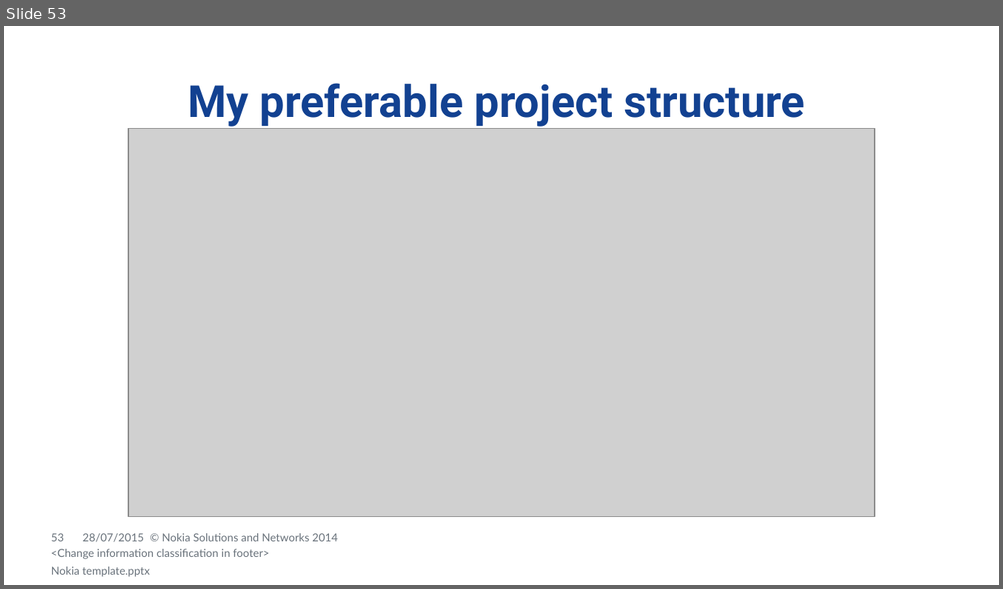
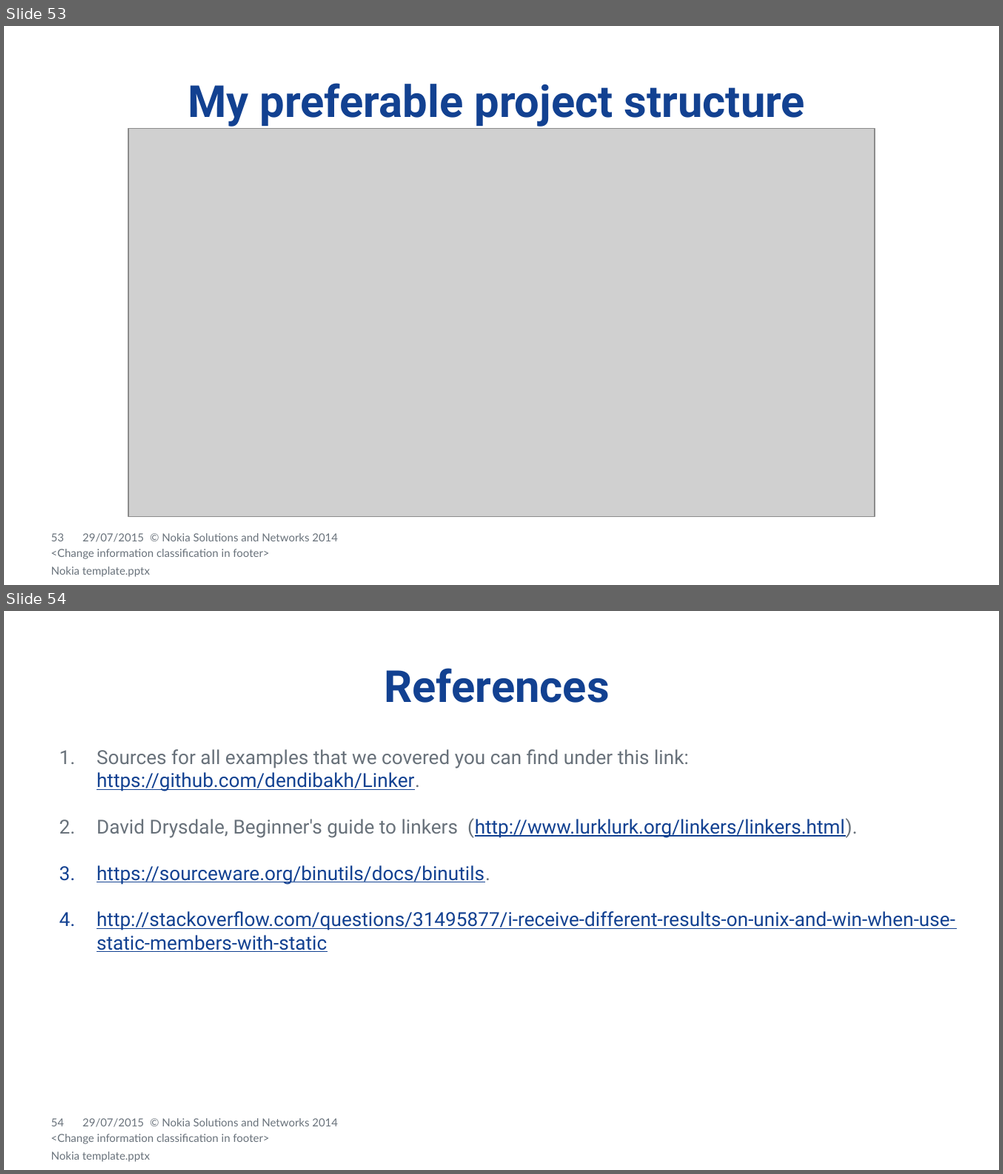
Before and after one commit to dendibakh/Linker, a slide deck: Diving into C++ linker.pptx. Shown one above the other, each under a label of ours: slide 53 before the commit, slides 53 and 54 after it. The pictures are 1003x589 and 1003x1174 pixels, drawn with LibreOffice and Linux fonts; fonts in the diff are those of the drawing; grey boxes stand for pictures; background and template pictures are left out. Boxes give left, top, right and bottom in pixels: in the first picture for what was removed or moved away, otherwise in the second. Text is boxed around its words. In the diff, an @@ line names an element or a change of style, - is before the commit and + after.

Commit message:
Added slide with references.

```diff
--- a/Diving into C++ linker.pptx
+++ b/Diving into C++ linker.pptx
@@ slide 54 added at (4, 611, 999, 1170), background #FFFFFF; not listed: 13 template elements that a slide beside it also shows @@
@@ title added at (384, 668, 609, 703), 32 pt, text #124191, bold @@
+References
@@ text added at (96, 749, 955, 952), 14 pt, text #124191, underline @@
+1. Sources for all examples that we covered you can find under this link: https://github.com/dendibakh/Linker.
+2. David Drysdale, Beginner's guide to linkers (http://www.lurklurk.org/linkers/linkers.html).
+3. https://sourceware.org/binutils/docs/binutils.
+4. http://stackoverflow.com/questions/31495877/i-receive-different-results-on-unix-and-win-when-use-static-members-with-static
@@ text added at (51, 1134, 269, 1145), 8 pt, text #68717A @@
+<Change information classification in footer>
@@ slide 53 changed as well @@
@@ text at (82, 534, 144, 543): text changed @@
-28/07/2015
+29/07/2015
```
Also in this commit, not shown: 54 other slides changed, 1 other file.
